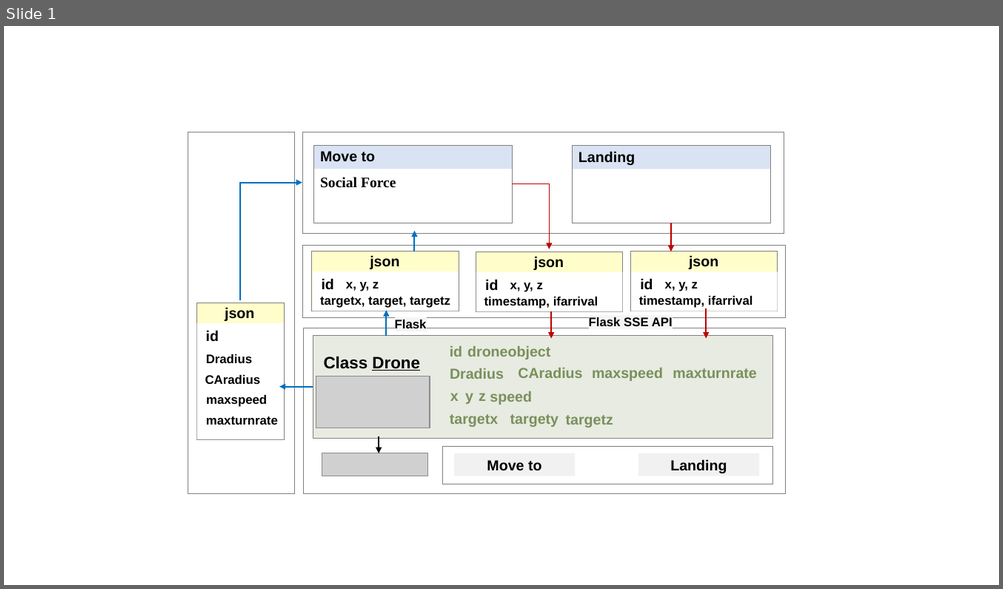
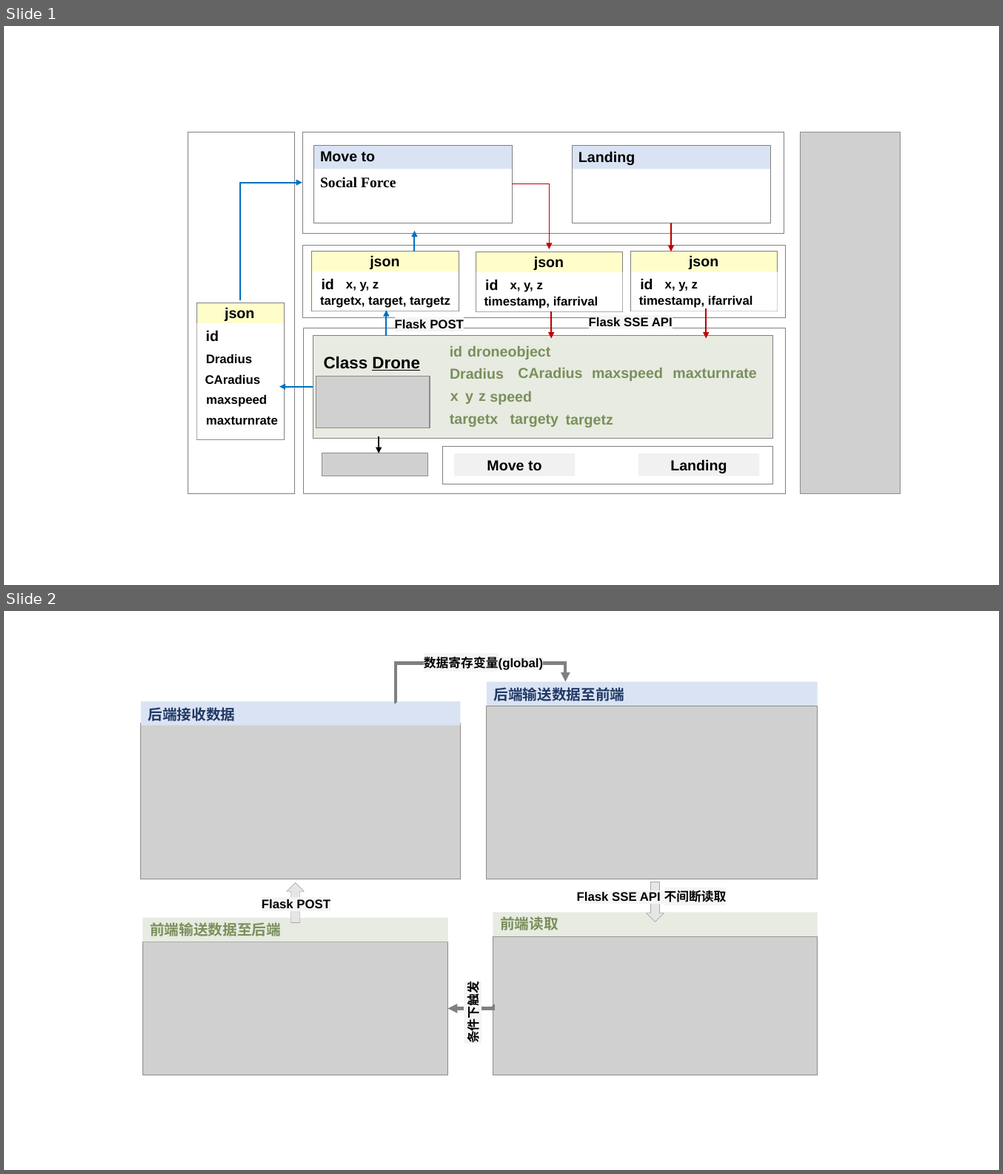
Before and after one commit to ATFfang/UAV-cooperative-control, a slide deck: 技术路线.pptx. Shown one above the other, each under a label of ours: slide 1 before the commit, slides 1 and 2 after it. The pictures are 1003x589 and 1003x1174 pixels, drawn with LibreOffice and Linux fonts; fonts in the diff are those of the drawing; grey boxes stand for pictures. Boxes give left, top, right and bottom in pixels: in the first picture for what was removed or moved away, otherwise in the second. Text is boxed around its words. In the diff, an @@ line names an element or a change of style, - is before the commit and + after.

```diff
--- a/技术路线.pptx
+++ b/技术路线.pptx
@@ slide 2 added at (4, 611, 999, 1170), background #FFFFFF @@
@@ elbow arrow added from (395, 702) to (565, 682), #808080 3 pt @@
@@ text added at (424, 656, 543, 670), 12 pt, text #000000, bold @@
+数据寄存变量(global)
@@ rectangle added at (486, 682, 817, 706), fill #DAE3F3 @@
@@ text added at (494, 687, 625, 701), 14 pt, text #203864, bold @@
+后端输送数据至前端
@@ rectangle added at (141, 702, 460, 726), fill #DAE3F3 @@
@@ text added at (148, 707, 236, 721), 14 pt, text #203864, bold @@
+后端接收数据
@@ picture added at (486, 706, 817, 880) @@
@@ picture added at (141, 723, 460, 880) @@
@@ down arrow added at (287, 883, 304, 923), fill #E7E6E6, outline #808080 0.25 pt @@
@@ text added at (577, 890, 726, 905), 12 pt, text #000000, bold @@
+Flask SSE API 不间断读取
@@ down arrow added at (646, 882, 663, 922), fill #E7E6E6, outline #808080 0.25 pt @@
@@ rectangle added at (143, 918, 448, 943), fill #E7EBE1 @@
@@ text added at (262, 900, 330, 908), 12 pt, text #000000, bold @@
+Flask POST
@@ rectangle added at (492, 912, 817, 937), fill #E7EBE1 @@
@@ text added at (500, 917, 558, 931), 14 pt, text #7A8F5B, bold @@
+前端读取
@@ picture added at (143, 943, 448, 1076) @@
@@ text added at (150, 923, 281, 937), 14 pt, text #7A8F5B, bold @@
+前端输送数据至后端
@@ picture added at (492, 937, 817, 1076) @@
@@ text added at (464, 988, 481, 1042), 12 pt, text #000000, bold @@
+条件下触发
@@ elbow arrow added from (492, 1006) to (448, 1008), #808080 3 pt @@
@@ slide 1 changed as well @@
@@ picture added at (800, 132, 900, 494) @@
@@ text at (395, 320, 464, 329): text changed @@
-Flask
+Flask POST
```
Also in this commit, not shown: 2 other files.
